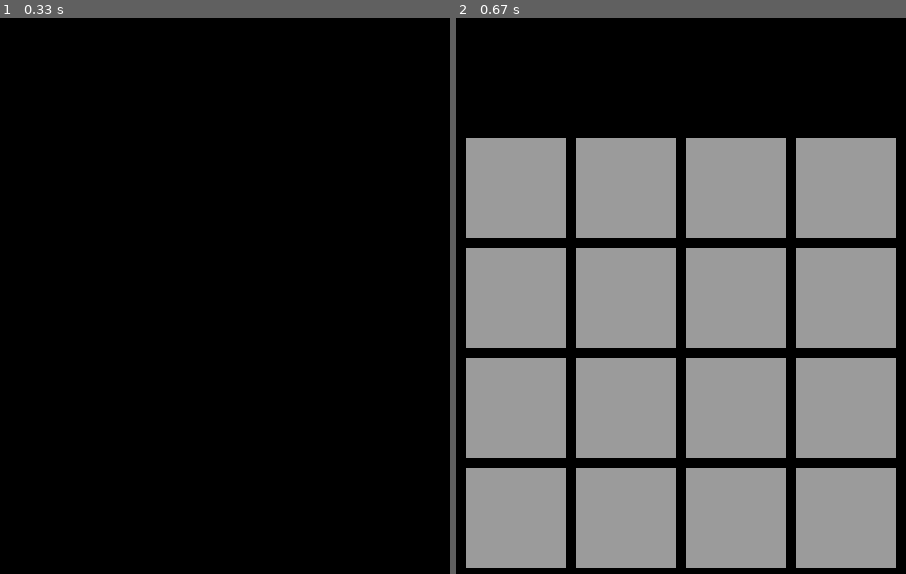
Above: before the commit, frames 1-2 (left to right).
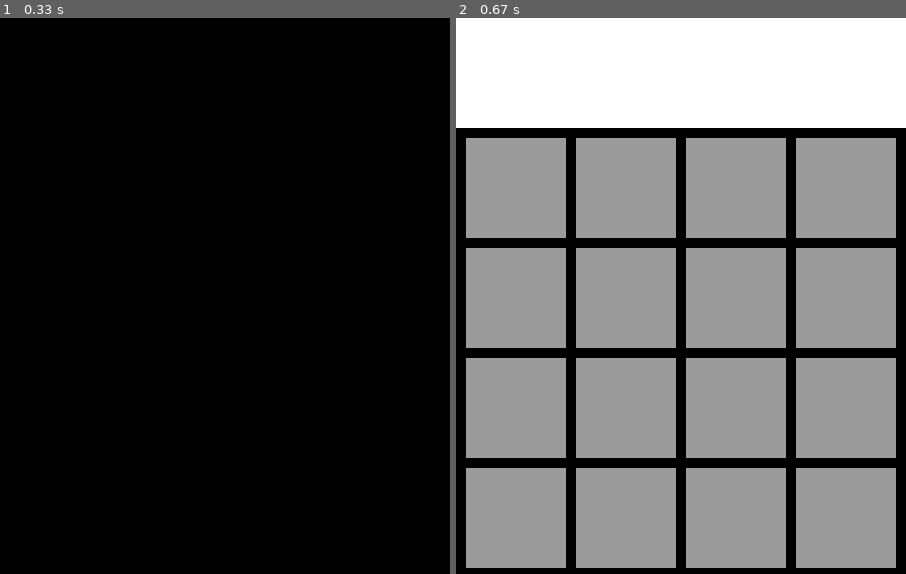
Above: after the commit, the same moments.

Repository: Roman-Blokhin/Python
Game: pygame game, started from my_code/testing/catan/index.py
The game is run twice, just before and just after one commit, with the same random seed, the same clock (stepped at 60 frames per second) and the same inputs.
Inputs:
- Up to frame 1 (0.33 s): no input
- Up to frame 2 (0.67 s): tap Enter at 0.33 s

Frame 1 is identical in both runs. In frame 2, 20% of the frame differs, in the area x 0-100%, y 0-20%.

Commit message:
Игра Catan. Создание прямоугольника на экране для будущего отображения очков

Diff:
--- a/my_code/testing/catan/index.py
+++ b/my_code/testing/catan/index.py
@@ -16,6 +16,7 @@
 MARGIN = 10
 WIDTH = SIZE_BLOCK * COUNT_BLOCK + MARGIN * (COUNT_BLOCK + 1)
 HEIGHT = WIDTH + 110
+TITLE_RECT = pygame.Rect(0, 0, WIDTH, 110)
 
 mas = [
     [0, 0, 0, 0],
@@ -36,7 +37,7 @@
             sys.exit(0)
 
         elif event.type == pygame.KEYDOWN:
-
+            pygame.draw.rect(screen, WHITE, (TITLE_RECT))
             for row in range(COUNT_BLOCK):
                 for column in range(COUNT_BLOCK):
                     x = column * SIZE_BLOCK + MARGIN * (column + 1)
@@ -53,6 +54,7 @@
             print(get_empty_list(mas))
             pretty_print(mas)
 
+
     pygame.display.update()
 
 # 16 = 3 red 5 green 4 sheep 2 grey 2 yellow
